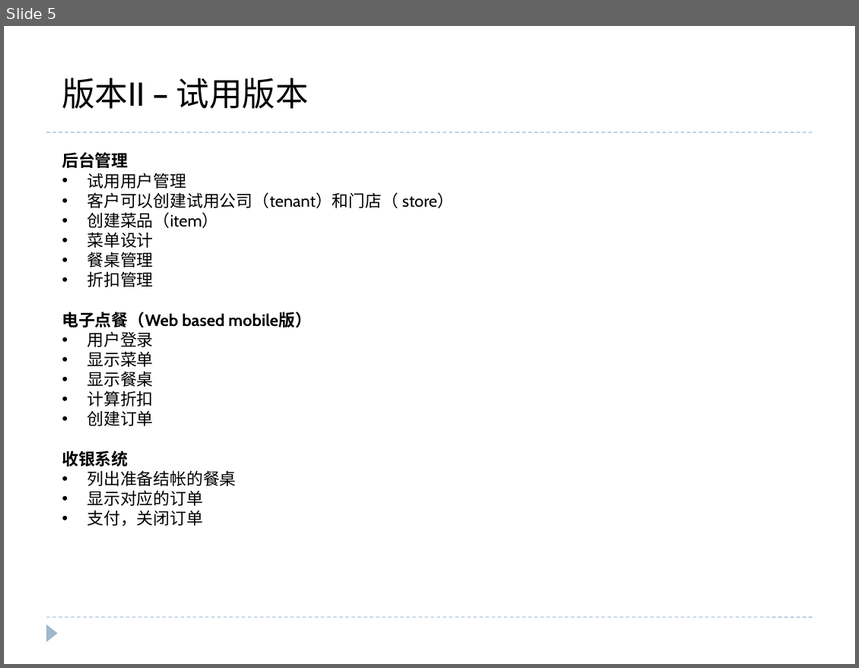
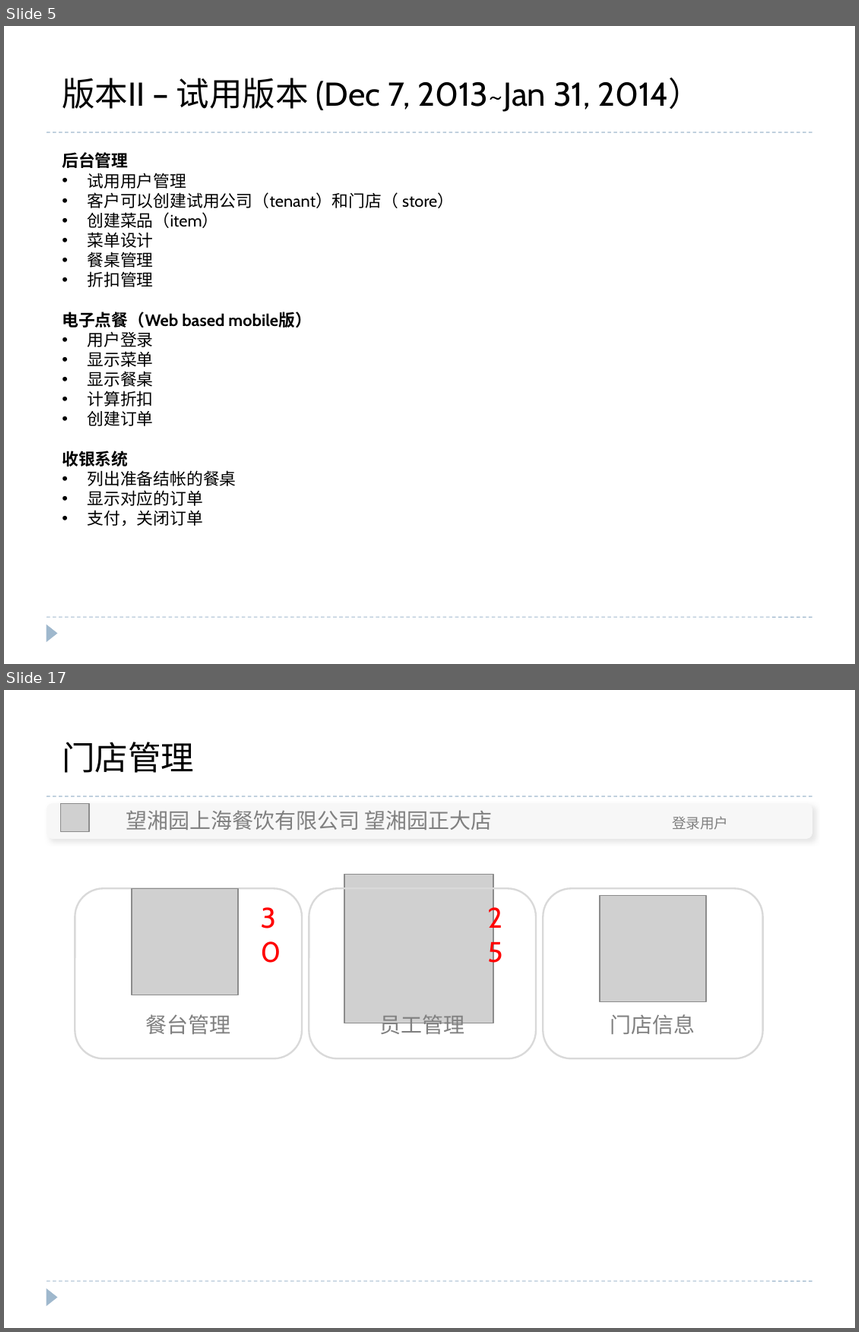
Before and after one commit to sala223/DelicacyFusion, a slide deck: modules/android/android-client/doc/Overview.pptx. Shown one above the other, each under a label of ours: slide 5 before the commit, slides 5 and 17 after it; the slides between them are not shown. The pictures are 859x668 and 859x1332 pixels, drawn with LibreOffice and Linux fonts; fonts in the diff are those of the drawing; grey boxes stand for pictures. Boxes give left, top, right and bottom in pixels: in the first picture for what was removed or moved away, otherwise in the second. Text is boxed around its words. In the diff, an @@ line names an element or a change of style, - is before the commit and + after.

```diff
--- a/modules/android/android-client/doc/Overview.pptx
+++ b/modules/android/android-client/doc/Overview.pptx
@@ slide 17 added at bbox=[4, 690, 855, 1328], background #FFFFFF; not listed: 3 template elements that a slide beside it also shows @@
@@ text added at bbox=[62, 742, 194, 773], 28 pt, text #000000 @@
+门店管理
@@ rounded rectangle added at bbox=[47, 803, 813, 839], fill #F7F7F7 @@
@@ picture added at bbox=[61, 803, 89, 832] @@
@@ text added at bbox=[126, 810, 493, 830], 18 pt, text #808080 @@
+望湘园上海餐饮有限公司 望湘园正大店
@@ text added at bbox=[672, 816, 729, 830], 12 pt, text #808080 @@
+登录用户
@@ rounded rectangle added at bbox=[75, 888, 302, 1059], outline #D9D9D9 1.5 pt, 18 pt, text #808080 @@
+餐台管理
@@ picture added at bbox=[132, 888, 238, 995] @@
@@ rounded rectangle added at bbox=[309, 888, 536, 1059], outline #D9D9D9 1.5 pt, 18 pt, text #808080 @@
+员工管理
@@ picture added at bbox=[344, 875, 493, 1024] @@
@@ rounded rectangle added at bbox=[543, 888, 762, 1059], outline #D9D9D9 1.5 pt, 18 pt, text #808080 @@
+门店信息
@@ text added at bbox=[253, 896, 299, 939], 24 pt, text #FF0000 @@
+30
@@ text added at bbox=[479, 896, 525, 939], 24 pt, text #FF0000 @@
+25
@@ picture added at bbox=[600, 896, 706, 1002] @@
@@ slide 5 changed as well @@
@@ text at bbox=[62, 78, 702, 112]: text changed @@
-版本II – 试用版本
+版本II – 试用版本 (Dec 7, 2013~Jan 31, 2014）
```
Also in this commit, not shown: 3 other slides changed, 15 other slides added, 1 slide removed, 10 other files.
